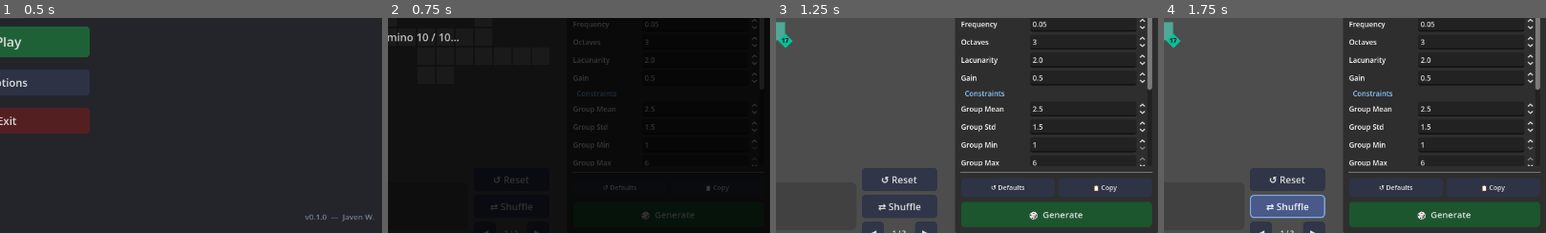
Above: before the commit, frames 1-4 (left to right).
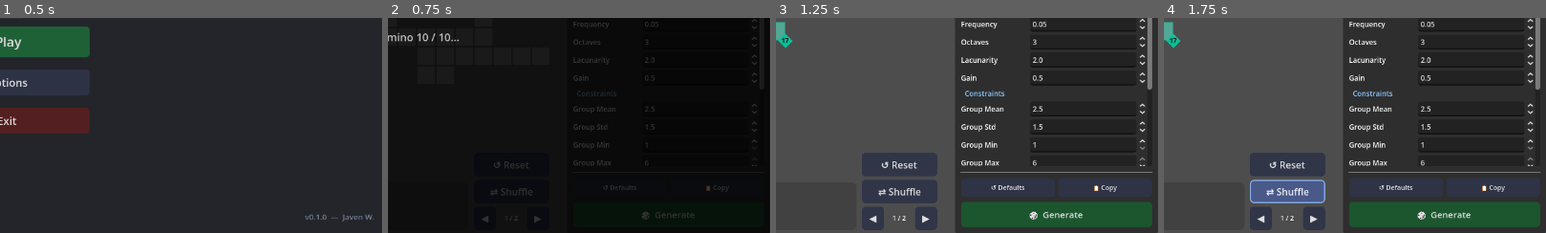
Above: after the commit, the same moments.

Repository: Javen-W/Ritz
Game: Godot game, scene res://main_menu.tscn
Same seed, same stepped clock (60 frames per second), same inputs: the game is played once before the commit and once after it.
Inputs:
- Up to frame 1 (0.5 s): no input
- Up to frame 2 (0.75 s): click "▶ Play" at 0.5 s
- Up to frame 3 (1.25 s): no input
- Up to frame 4 (1.75 s): click "⇄ Shuffle" at 1.25 s
The pictures show only the part of the screen within x 50-100%, y 50-100%; the shares and areas given below are measured in that part.

Frame 1 is identical in both runs. In frame 2, 0.4% of the frame differs, in the area x 24-40%, y 66-100%; in frame 3, 3.2%; in frame 4, 5.1%, in the area x 22-43%, y 62-100%.

Commit message:
fix: align button container bottom with panel bottom; always show pagination buttons
- Button container Y now pins its bottom edge to the domino panel's
  bottom edge (panel_center_y + PANEL_HEIGHT/2 * zoom - container.size.y)
  so nothing is hidden off-screen regardless of zoom or viewport size
- Removed visible=has_multiple toggling from _update_pagination_ui() so
  the ◀/▶ buttons are always shown, even when only 1 stack exists

Co-authored-by: Javen-W <21213702+Javen-W@users.noreply.github.com>

Diff:
--- a/domino_panel.gd
+++ b/domino_panel.gd
@@ -116,12 +116,14 @@
 		_last_bg_width = w
 		_bg.polygon = _make_rounded_rect_polygon(w, PANEL_HEIGHT, CORNER_RADIUS)
 
-	# Position buttons just outside the right edge of the panel background
+	# Position buttons just outside the right edge of the panel background,
+	# with the button container's bottom edge aligned with the panel bottom edge.
 	var panel_screen_y := viewport_size.y + PANEL_OFFSET_Y * camera.zoom.y
+	var panel_bottom_screen_y := panel_screen_y + PANEL_HEIGHT / 2.0 * camera.zoom.y
 	var panel_right_screen_x := viewport_size.x / 2.0 - GEN_PANEL_WIDTH / 2.0 + _last_bg_width / 2.0 * camera.zoom.x + 8.0
 	_button_container.position = Vector2(
 		panel_right_screen_x,
-		panel_screen_y - _button_container.size.y / 2.0
+		panel_bottom_screen_y - _button_container.size.y
 	)
 
 func _on_domino_generated(domino: Domino) -> void:
@@ -203,9 +205,6 @@
 		return
 	var total := _total_pages()
 	_page_label.text = "%d / %d" % [_page_index + 1, total]
-	var has_multiple := total > 1
-	_prev_btn.visible = has_multiple
-	_next_btn.visible = has_multiple
 
 # Returns the local position for a domino in the given page slot (0-based within a page).
 func _slot_local_position(slot: int) -> Vector2:
